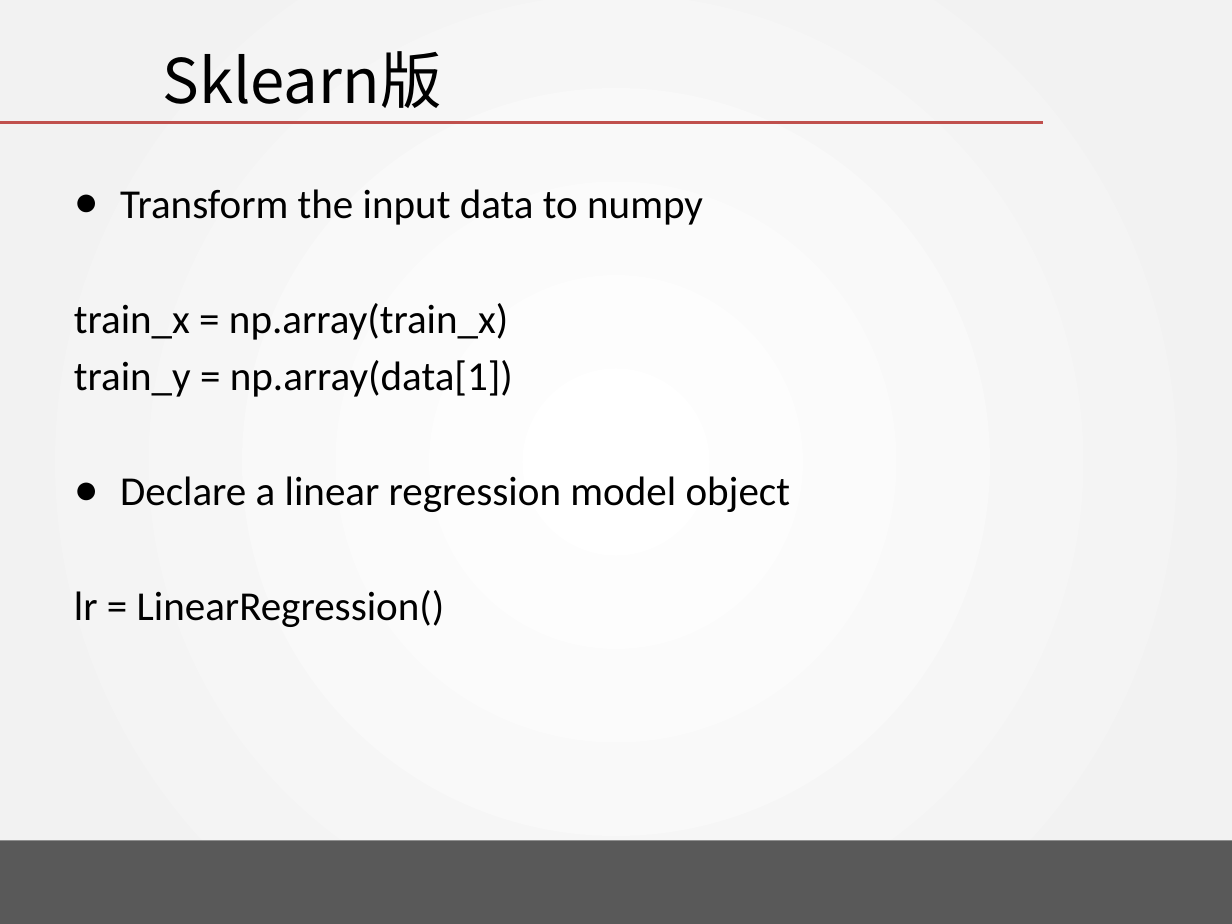
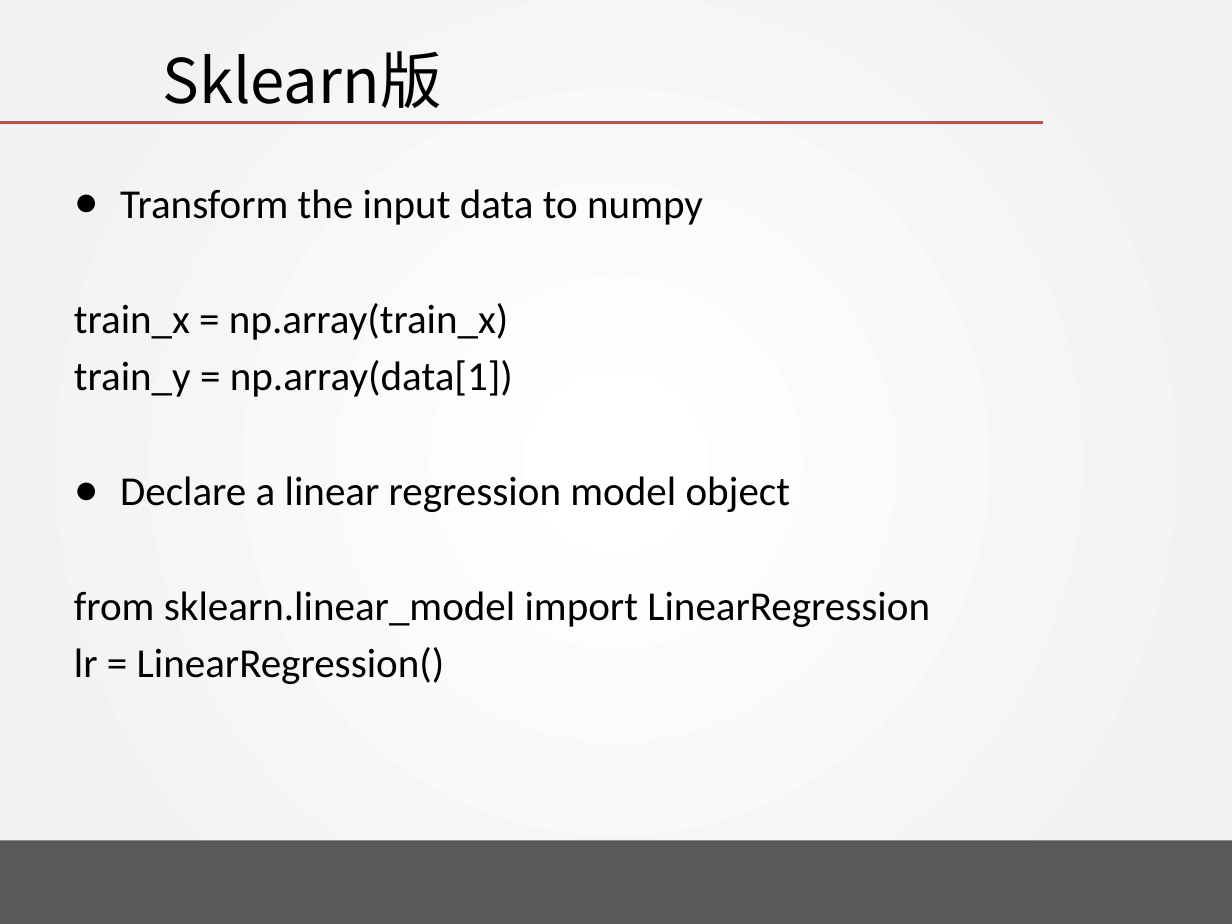
Before and after one commit to DavidPeng11/Artificial_Intelligence_2018, a slide deck: slide 11 of chapter 01 - Linear regression with one variable/Programming Task/LinearRegression.pptx. Drawn at 1232x924 pixels with LibreOffice and Linux fonts; fonts in the diff are those of the drawing; background and template pictures are left out. Boxes give left, top, right and bottom in pixels: in the first picture for what was removed or moved away, otherwise in the second. Text is boxed around its words. In the diff, an @@ line names an element or a change of style, - is before the commit and + after.

Commit message:
chapter 01 revised!

```diff
--- a/chapter 01 - Linear regression with one variable/Programming Task/LinearRegression.pptx
+++ b/chapter 01 - Linear regression with one variable/Programming Task/LinearRegression.pptx
@@ text at [74, 591, 930, 627]: paragraph added @@
+from sklearn.linear_model import LinearRegression
```
